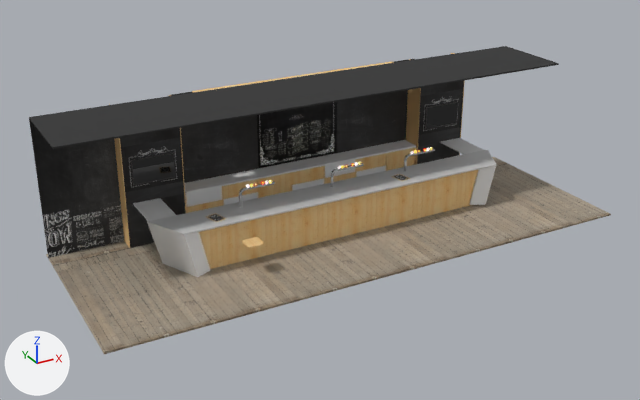
Before and after pictures for a commit that changed the glTF model src/assets/models/environment/resto-bar/scene.glb.
One viewpoint serves both versions: a camera (50 mm lens) standing at (-865.0, -1486.0, 952.0) and looking at (-127.0, -144.0, 281.0). Arrows for +X, +Y and +Z are at lower left; the lights stay in place. The older version comes first. Where no turn or scale is listed for an object, it has been applied to the vertices.

Names of what the first picture shows: 'Cube.000_Material.068_0', 'Cube.006_Material.020_0', 'Cube.006_Material.049_0', 'Cube.015__0', 'Cube.020_Material.019_0', 'Cube.020_Material.026_0', 'Cube.022__0', 'Cube.024_Material.017_0', 'Cube.026__0', 'Cube.027_Material.065_0', 'Cube.032_Material.041_0', 'Cube.035_Material.053_0', 'Cube.035_Material.054_0', 'Cube.045_Material.018_0', 'Cube.062_Material.018_0', 'Cube.063_Material.049_0', 'Cube.311_Material.049_0', 'Cube.312_Material.018_0', 'Cube.313_Material.018_0' and 14 more.
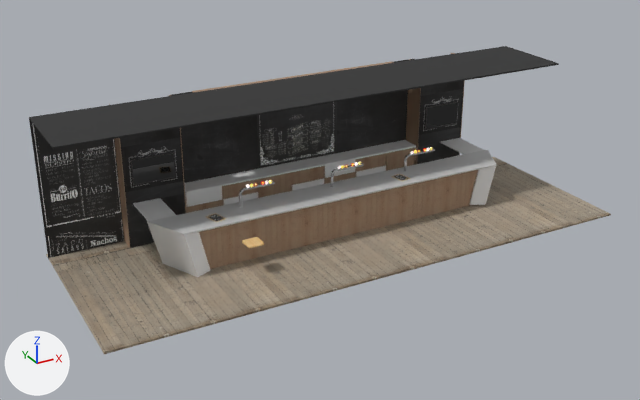
Diff of the bpy script that builds the scene:
```diff
--- a/src/assets/models/environment/resto-bar/scene.glb.py
+++ b/src/assets/models/environment/resto-bar/scene.glb.py
@@ img_material_070_basecolor_001 @@
+img_material_070_basecolor_001 = load_image('Material.070_baseColor.001', '_unpacked/Material.070_baseColor.001', 512, 1024, 'sRGB')
@@ img_cylinder_049__0_basecolor_001 @@
+img_cylinder_049__0_basecolor_001 = load_image('Cylinder.049__0_baseColor.001', '_unpacked/Cylinder.049__0_baseColor.001', 256, 256, 'sRGB')
@@ mat_cylinder_049__0 @@
 mat_cylinder_049__0 = principled_material('Cylinder.049__0')
-mat_cylinder_049__0.texture = img_cylinder_049__0_basecolor
+mat_cylinder_049__0.texture = img_cylinder_049__0_basecolor_001
 mat_cylinder_049__0.roughness = 0.6
@@ mat_material_018 @@
 mat_material_018 = principled_material('Material.018')
-mat_material_018.texture = img_cylinder_049__0_basecolor
+mat_material_018.texture = img_cylinder_049__0_basecolor_001
 mat_material_018.roughness = 0.885
@@ mat_material_017 @@
 mat_material_017 = principled_material('Material.017')
-mat_material_017.texture = img_cylinder_049__0_basecolor
+mat_material_017.texture = img_cylinder_049__0_basecolor_001
 mat_material_017.roughness = 0.824
@@ mat_material_054 @@
 mat_material_054 = principled_material('Material.054')
-mat_material_054.texture = img_cylinder_049__0_basecolor
+mat_material_054.texture = img_cylinder_049__0_basecolor_001
 mat_material_054.roughness = 0.824
@@ mat_material_001 @@
+mat_material_001 = bpy.data.materials.new('Material.001')
+# uses the picture img_material_020_basecolor
@@ mat_material_007 @@
+mat_material_007 = principled_material('Material.007')
+mat_material_007.texture = img_material_070_basecolor_001
@@ me_cube_027_material_065_0 @@
 me_cube_027_material_065_0.from_pydata(...)  # 8 vertices, 12 faces; spans x 89.0..232.0, y -2.0..2.0, z -132.0..132.0
-me_cube_027_material_065_0.materials.append(mat_material_065)  # picture img_material_065_basecolor
+me_cube_027_material_065_0.materials.append(mat_material_007)  # picture img_material_070_basecolor_001
@@ me_cube_006_material_020_0 @@
 me_cube_006_material_020_0.from_pydata(...)  # 6 vertices, 4 faces; spans x -61.0..117.0, y -2.0, z -44.0..132.0
-me_cube_006_material_020_0.materials.append(mat_material_020)
+me_cube_006_material_020_0.materials.append(mat_material_001)
```

Pixel boxes (x1, y1, x2, y2) of what changed, in the pictures (640 x 400 px):
'Cube.024_Material.017_0', surface changed (darker)
    both: (199, 170, 478, 269)
'Cube.027_Material.065_0', recoloured
    both: (29, 120, 124, 259)
'Cube.006_Material.020_0', recoloured
    both: (257, 102, 337, 169)
'Cube.035_Material.054_0', surface changed (darker)
    both: (186, 147, 416, 213)
'Cube.015__0', surface changed
    both: (406, 88, 421, 165)
'Cube.313_Material.018_0', surface changed (darker)
    both: (114, 138, 130, 248)
'Cube.045_Material.018_0', surface changed
    both: (192, 61, 394, 93)
'Cube.312_Material.018_0', surface changed
    both: (180, 128, 186, 208)
'Cube.026__0', surface changed
    both: (120, 144, 130, 241)
'Cube.022__0', surface changed
    both: (180, 133, 186, 211)
